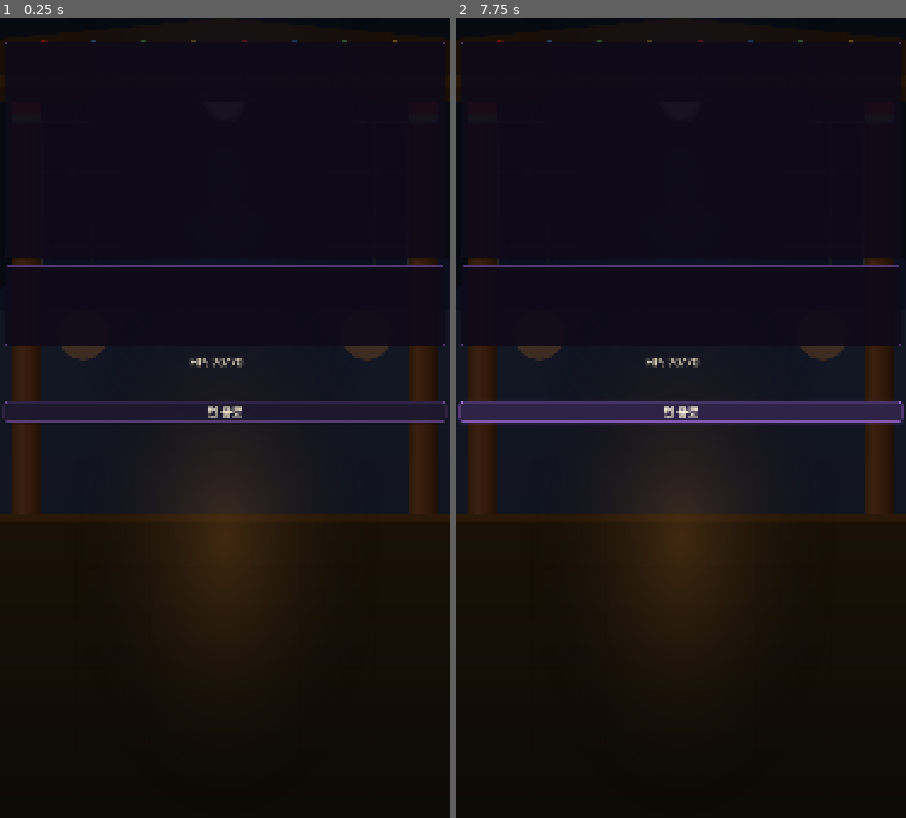
Above: before the commit, frames 1-2 (left to right).
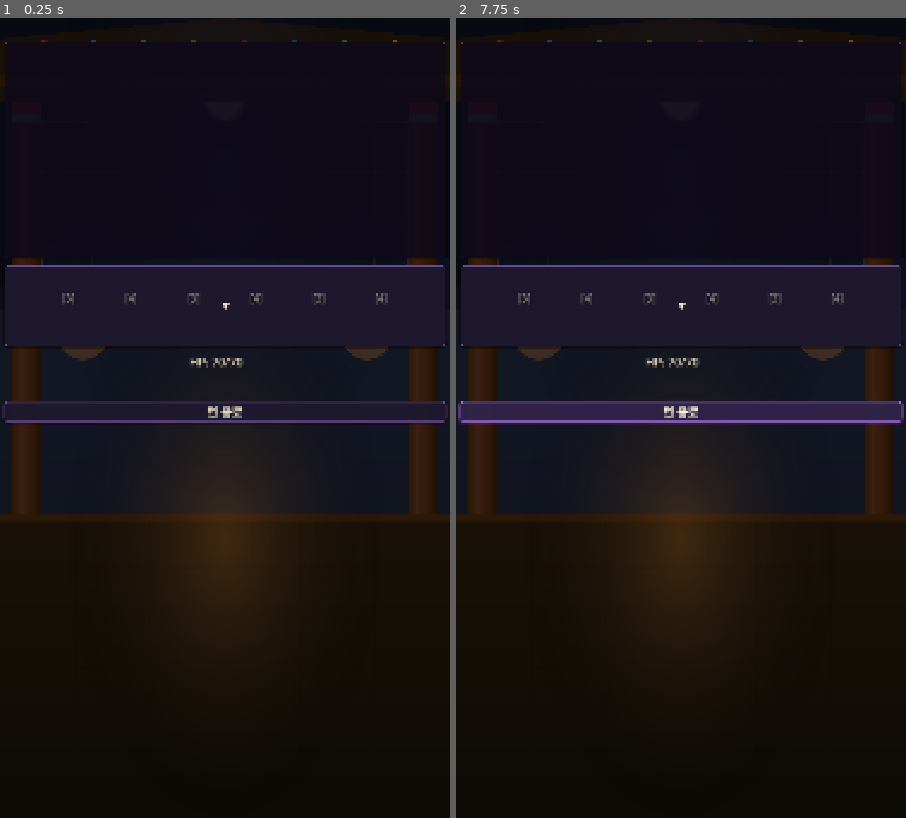
Above: after the commit, the same moments.

Repository: dongmin1213/Sijojeon
Game: Godot game, scene res://scenes/battle/battle.tscn
Same seed, same stepped clock (60 frames per second), same inputs: the game is played once before the commit and once after it. This scene is started directly instead of the project's main scene.
Inputs (mouse positions are in pixels of both pictures, inside the frame that each line leads up to):
- Up to frame 1 (0.25 s): no input
- Up to frame 2 (7.75 s): click (681, 306) at 0.5 s, where only the run after the commit has a clickable "▼"; click (681, 306) at 1.25 s, where only the run after the commit has a clickable "▼"; click (681, 306) at 2 s, where only the run after the commit has a clickable "▼"; tap Enter at 2.75, 4.25, 5.75 s; move the mouse to (780, 378) at 2.77 s; click (780, 378) at 2.92 s; tap Space at 3.5, 5, 6.5 s; drag from (591, 458) to (658, 578) at 3.52 s; move the mouse to (726, 242) at 4.27 s; click (726, 242) at 4.42 s; drag from (658, 578) to (546, 298) at 5.02 s; move the mouse to (816, 538) at 5.77 s; click (816, 538) at 5.92 s; drag from (546, 298) to (613, 218) at 6.52 s; move the mouse to (703, 418) at 7.27 s; click (703, 418) at 7.42 s

The runs differ from the first frame. In frame 1, 0.4% of the frame differs, in the area x 1-99%, y 30-41%; in frame 2, 0.4%.
Error before the commit: Parse Error: There is already a variable named "card" declared in this scope. (res://scenes/battle/battle.gd:908)
Error after the commit: Trying to assign value of type 'Dictionary' to a variable of type 'String'. (res://scripts/ui/keyword_tooltip.gd:80)

Commit message:
fix: 데이터 기반 문자열 i18n 누락 6건 수정 (ZER-255)
캐릭터명, 리소스명, 신분명, 지명, 파벌명, 해금조건의
하드코딩된 한국어 문자열을 번역키/다국어 구조로 변환.

- character_select.gd: tr("CHAR_NAME_") 키 사용 + 리소스ID→번역키 매핑
- jibun_system.gd: RANK_NAMES → RANK_KEYS + TranslationServer.translate()
- map_generator.gd: get_act_name() → ACT_NAME_ 번역키 사용
- faction_system.gd: FACTION_NAMES → FACTION_KEYS + translate()
- unlock_conditions.json: unlock_description을 {"ko","en"} 다국어 구조로 변환
- translations.csv: 신분/지명/파벌/해금/승급보상 번역 키 22건 추가

Co-Authored-By: Paperclip <noreply@paperclip.ing>

Diff:
--- a/data/unlock/unlock_conditions.json
+++ b/data/unlock/unlock_conditions.json
@@ -8,7 +8,7 @@
       "name_ko": "무관",
       "name_hanja": "武官",
       "unlock_type": "default",
-      "unlock_description": "기본 해금"
+      "unlock_description": {"ko": "기본 해금", "en": "Unlocked by default"}
     },
     {
       "id": "mungwan",
@@ -19,7 +19,7 @@
         "character_id": "mugwan",
         "min_act": 1
       },
-      "unlock_description": "무관으로 1막 보스 처치"
+      "unlock_description": {"ko": "무관으로 1막 보스 처치", "en": "Defeat Act 1 boss with Warrior"}
     },
     {
       "id": "dosa",
@@ -29,7 +29,7 @@
       "unlock_params": {
         "min_runs": 3
       },
-      "unlock_description": "총 3회 런 완료"
+      "unlock_description": {"ko": "총 3회 런 완료", "en": "Complete 3 total runs"}
     }
   ]
 }
--- a/scenes/battle/battle.gd
+++ b/scenes/battle/battle.gd
@@ -905,10 +905,10 @@
 		# 손패에서 beat 3, 4인 카드를 찾아 자동 채움
 		var filled_chojang := false
 		for card_id in battle_manager.hand:
-			var card: CardData = DataLoader.get_card(card_id)
-			if card and card.beat == 3 and sijo_system.current_slot_index == 0:
+			var auto_card: CardData = DataLoader.get_card(card_id)
+			if auto_card and auto_card.beat == 3 and sijo_system.current_slot_index == 0:
 				sijo_system.try_fill_slot(3, card_id)
-			elif card and card.beat == 4 and sijo_system.current_slot_index == 1:
+			elif auto_card and auto_card.beat == 4 and sijo_system.current_slot_index == 1:
 				sijo_system.try_fill_slot(4, card_id)
 				filled_chojang = true
 				break
--- a/scenes/character_select/character_select.gd
+++ b/scenes/character_select/character_select.gd
@@ -95,10 +95,24 @@
 	return true
 
 
+## 리소스 ID(한국어) → 번역키 매핑
+const RESOURCE_KEY_MAP := {
+	"기력": "RESOURCE_STAMINA",
+	"학식": "RESOURCE_SCHOLARSHIP",
+	"기": "RESOURCE_QI",
+}
+
+func _translate_resource_name(res_id: String) -> String:
+	var key: String = RESOURCE_KEY_MAP.get(res_id, "")
+	if key != "":
+		return tr(key)
+	return res_id
+
+
 func _get_unlock_description(character_id: String) -> String:
 	for cond in _unlock_data:
 		if cond.get("id", "") == character_id:
-			return cond.get("unlock_description", "")
+			return TranslationManager.trd(cond, "unlock_description", "")
 	return ""
 
 
@@ -128,7 +142,8 @@
 		var class_resource_name := ""
 		var class_resource_max := 0
 		if char_entry.has("class_resource"):
-			class_resource_name = char_entry["class_resource"].get("id", "")
+			var res_id: String = char_entry["class_resource"].get("id", "")
+			class_resource_name = _translate_resource_name(res_id)
 			class_resource_max = char_entry["class_resource"].get("max", 0)
 
 		var starting_relic_name := ""
@@ -154,7 +169,7 @@
 
 		_character_list.append({
 			"id": char_id,
-			"name": class_ko + " (" + class_hanja + ")",
+			"name": tr("CHAR_NAME_" + char_id.to_upper()),
 			"hp": skills.get("base_hp", 70),
 			"qi": skills.get("base_qi", 3),
 			"unlocked": unlocked,
--- a/scenes/reward/reward.gd
+++ b/scenes/reward/reward.gd
@@ -353,7 +353,8 @@
 		return
 
 	var rank_name: String = JibunSystem.get_rank_name(new_rank)
-	var desc: String = JibunSystem.RANK_UP_REWARD_DESC.get(new_rank, "")
+	var desc_key: String = JibunSystem.RANK_UP_REWARD_KEYS.get(new_rank, "")
+	var desc: String = tr(desc_key) if desc_key != "" else ""
 
 	# 승급 보상 섹션 UI 생성
 	var rank_section := VBoxContainer.new()
--- a/scenes/shop/shop.gd
+++ b/scenes/shop/shop.gd
@@ -577,9 +577,8 @@
 	var jibun_score: int = 0
 	if GameManager.run_data:
 		jibun_score = GameManager.run_data.jibun_score
-	var rank_name: String = JibunSystem.RANK_NAMES.get(
-		GameManager.run_data.jibun_rank if GameManager.run_data else 1, "상민"
-	)
+	var rank: int = GameManager.run_data.jibun_rank if GameManager.run_data else 1
+	var rank_name: String = JibunSystem.get_rank_name(rank)
 	bribe_button.text = tr("SHOP_BRIBE_FMT") % [BRIBE_COST, BRIBE_JIBUN_AMOUNT, rank_name, jibun_score]
 
 	if GameManager.run_data and GameManager.run_data.gold < BRIBE_COST:
--- a/scripts/map/map_generator.gd
+++ b/scripts/map/map_generator.gd
@@ -44,8 +44,13 @@
 var _rng: RandomNumberGenerator
 
 
-## 막 이름을 반환한다.
+## 막 이름을 반환한다 (번역키 사용).
 static func get_act_name(act: int) -> String:
+	var key := "ACT_NAME_%d" % act
+	var translated := TranslationServer.translate(key)
+	if translated != key:
+		return translated
+	# 번역키가 없으면 ACT_CONFIG의 name 사용 (폴백)
 	var config: Dictionary = ACT_CONFIG.get(act, ACT_CONFIG[1])
 	return config.get("name", "%d막" % act)
 
--- a/scripts/systems/faction_system.gd
+++ b/scripts/systems/faction_system.gd
@@ -4,14 +4,14 @@
 ## 당파 시스템 (Phase 3-B).
 ## 런의 당파 대립 쌍과 미터를 관리한다.
 
-## 당파 ID → 한글 이름
-const FACTION_NAMES := {
-	"noron": "노론(老論)",
-	"soron": "소론(少論)",
-	"namin": "남인(南人)",
-	"seoin": "서인(西人)",
-	"dongin": "동인(東人)",
-	"bugin": "북인(北人)",
+## 당파 ID → 번역 키
+const FACTION_KEYS := {
+	"noron": "FACTION_NORON",
+	"soron": "FACTION_SORON",
+	"namin": "FACTION_NAMIN",
+	"seoin": "FACTION_SEOIN",
+	"dongin": "FACTION_DONGIN",
+	"bugin": "FACTION_BUGIN",
 }
 
 ## 미터 효과 임계값
@@ -37,13 +37,16 @@
 static func get_faction_names(rd: RunData) -> Array[String]:
 	var names: Array[String] = []
 	for fid in rd.faction_pair:
-		names.append(FACTION_NAMES.get(fid, fid))
+		names.append(get_faction_name(fid))
 	return names
 
 
-## 특정 당파 이름 반환.
+## 특정 당파 이름 반환 (번역키 사용).
 static func get_faction_name(faction_id: String) -> String:
-	return FACTION_NAMES.get(faction_id, faction_id)
+	var key: String = FACTION_KEYS.get(faction_id, "")
+	if key != "":
+		return TranslationServer.translate(key)
+	return faction_id
 
 
 ## 당파 미터 효과가 활성화되었는지 확인한다.
--- a/scripts/systems/jibun_system.gd
+++ b/scripts/systems/jibun_system.gd
@@ -14,14 +14,14 @@
 	5: 800,   # 판서/정승
 }
 
-## 단계별 명칭
-const RANK_NAMES := {
-	0: "천민(賤民)",
-	1: "상민(常民)",
-	2: "중인(中人)",
-	3: "양반(兩班)",
-	4: "당상관(堂上官)",
-	5: "판서/정승",
+## 단계별 번역 키
+const RANK_KEYS := {
+	0: "JIBUN_RANK_0",
+	1: "JIBUN_RANK_1",
+	2: "JIBUN_RANK_2",
+	3: "JIBUN_RANK_3",
+	4: "JIBUN_RANK_4",
+	5: "JIBUN_RANK_5",
 }
 
 ## 신분 단계 상승 시 엘리트 등장 가중치 증가 (단계당 10%)
@@ -52,7 +52,8 @@
 
 ## 현재 단계 이름 반환.
 static func get_rank_name(rank: int) -> String:
-	return RANK_NAMES.get(rank, "평민(平民)")
+	var key: String = RANK_KEYS.get(rank, "JIBUN_RANK_1")
+	return TranslationServer.translate(key)
 
 
 ## 전투 승리 시 호출 — 노드 타입에 따라 점수 부여.
@@ -142,12 +143,12 @@
 	5: "card_upgrade",     # 판서/정승 승급: 덱 카드 1장 강화
 }
 
-## 승급 보상 설명 텍스트
-const RANK_UP_REWARD_DESC := {
-	2: "중인 승급 보상: 카드 1장을 추가로 선택할 수 있습니다!",
-	3: "양반 승급 보상: 카드 제거 1회를 무료로 제공합니다!",
-	4: "당상관 승급 보상: 유물 선택 기회 1회를 추가로 받습니다!",
-	5: "판서/정승 승급 보상: 덱에서 카드 1장을 강화할 수 있습니다!",
+## 승급 보상 설명 번역 키
+const RANK_UP_REWARD_KEYS := {
+	2: "JIBUN_RANKUP_2",
+	3: "JIBUN_RANKUP_3",
+	4: "JIBUN_RANKUP_4",
+	5: "JIBUN_RANKUP_5",
 }
 
 
--- a/translations/translations.csv
+++ b/translations/translations.csv
@@ -404,3 +404,25 @@
 REWARD_CARD_BLOCK_FMT,🛡 방어 %d,🛡 Block %d
 GWAGEO_EXAMINER_DEFAULT,학자,Scholar
 UI_CLOSE_DIALOG,닫기,Close
+JIBUN_RANK_0,천민(賤民),Cheonmin (賤民)
+JIBUN_RANK_1,상민(常民),Sangmin (常民)
+JIBUN_RANK_2,중인(中人),Jungin (中人)
+JIBUN_RANK_3,양반(兩班),Yangban (兩班)
+JIBUN_RANK_4,당상관(堂上官),Dangsanggwan (堂上官)
+JIBUN_RANK_5,판서/정승,Panseo/Jeongseung
+JIBUN_RANKUP_2,중인 승급 보상: 카드 1장을 추가로 선택할 수 있습니다!,Jungin promotion reward: Choose 1 additional card!
+JIBUN_RANKUP_3,양반 승급 보상: 카드 제거 1회를 무료로 제공합니다!,Yangban promotion reward: 1 free card removal!
+JIBUN_RANKUP_4,당상관 승급 보상: 유물 선택 기회 1회를 추가로 받습니다!,Dangsanggwan promotion reward: 1 additional relic selection!
+JIBUN_RANKUP_5,판서/정승 승급 보상: 덱에서 카드 1장을 강화할 수 있습니다!,Panseo/Jeongseung promotion reward: Upgrade 1 card in your deck!
+ACT_NAME_1,한양,Hanyang
+ACT_NAME_2,지리산,Jirisan
+ACT_NAME_3,경복궁,Gyeongbokgung
+FACTION_NORON,노론(老論),Noron (Old Doctrine)
+FACTION_SORON,소론(少論),Soron (Young Doctrine)
+FACTION_NAMIN,남인(南人),Namin (Southerners)
+FACTION_SEOIN,서인(西人),Seoin (Westerners)
+FACTION_DONGIN,동인(東人),Dongin (Easterners)
+FACTION_BUGIN,북인(北人),Bugin (Northerners)
+UNLOCK_DEFAULT,기본 해금,Unlocked by default
+UNLOCK_MUGWAN_ACT1,무관으로 1막 보스 처치,Defeat Act 1 boss with Warrior
+UNLOCK_TOTAL_RUNS_3,총 3회 런 완료,Complete 3 total runs
